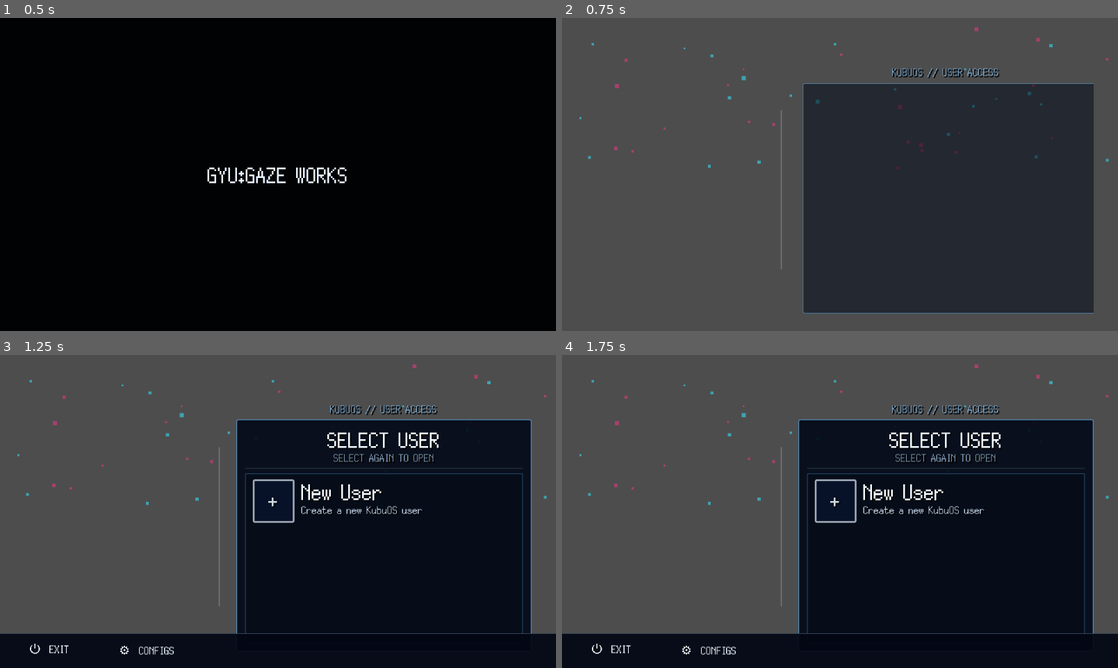
Above: before the commit, frames 1-4 (two rows, left to right).
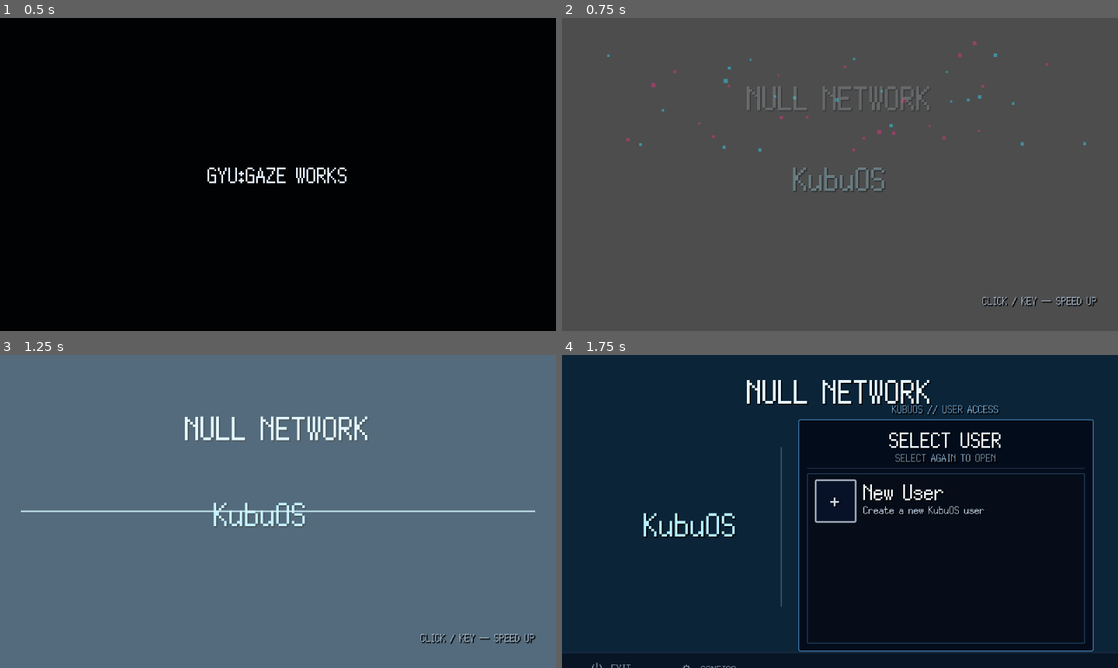
Above: after the commit, the same moments.

Repository: GYU-GAZE/NULL-NETWORK
Game: Godot game, scene res://core/bootstrap/bootstrap.tscn
Two runs of this game, one before a commit and one after it. Both use one fixed random seed, a clock stepped at 60 frames per second and the inputs below. The engine's default icon, where the game draws it, is replaced by a stand-in: a white triangle on a blue panel in a dark square.
Inputs (mouse positions are in pixels of both pictures, inside the frame that each line leads up to):
- Up to frame 1 (0.5 s): no input
- Up to frame 2 (0.75 s): tap Enter at 0.5 s; move the mouse to (962, 158) at 0.52 s; hold D (local_area_move_right) from 0.53 s (still down); tap E (local_area_interact) at 0.6 s; click (962, 158) at 0.67 s
- Up to frame 3 (1.25 s): keep holding D (local_area_move_right)
- Up to frame 4 (1.75 s): release D (local_area_move_right) at 1.25 s; drag from (728, 527) to (812, 574) at 1.27 s

Frame 1 is identical in both runs. In frame 2, 39% of the frame differs, in the area x 3-99%, y 2-95%; in frame 3, 99%, in the area x 0-100%, y 0-100%; in frame 4, 56%.
Error before the commit: Invalid access to property or key 'background_intro_pan_ratio' on a base object of type 'Resource (StartupPresentationData)'. (res://systems/startup/startup_pr…

Commit message:
Support real vertical panorama startup pan

Diff:
--- a/systems/startup/startup_presentation.gd
+++ b/systems/startup/startup_presentation.gd
@@ -38,6 +38,7 @@
 var _is_playing: bool = false
 var _parallax_enabled: bool = false
 var _backdrop_base_position: Vector2 = Vector2.ZERO
+var _backdrop_intro_position: Vector2 = Vector2.ZERO
 var _backdrop_parallax_offset: Vector2 = Vector2.ZERO
 var _current_period: int = TimeManager.TimePeriod.DAY
 var _glitch_timer: float = 0.0
@@ -129,7 +130,7 @@
 	screen_flash.modulate.a = 0.0
 	skip_hint.hide()
 	_backdrop_parallax_offset = Vector2.ZERO
-	backdrop_root.position = _backdrop_base_position
+	_set_backdrop_position(_backdrop_base_position)
 	_parallax_enabled = true
 	_schedule_next_glitch()
 	set_process(true)
@@ -193,9 +194,7 @@
 		target_offset,
 		follow_weight
 	)
-	backdrop_root.position = KubuOSMetrics.snap_vector(
-		_backdrop_base_position + _backdrop_parallax_offset
-	)
+	_set_backdrop_position(_backdrop_base_position + _backdrop_parallax_offset)
 
 
 func _play_custom_splashes() -> void:
@@ -258,11 +257,7 @@
 	power_line.pivot_offset = power_line.size * 0.5
 	screen_flash.modulate.a = 0.0
 	backdrop_clip.modulate.a = 0.0
-
-	var intro_distance: float = round(
-		size.y * presentation_data.background_intro_pan_ratio
-	)
-	backdrop_root.position = _backdrop_base_position + Vector2(0.0, -intro_distance)
+	_set_backdrop_position(_backdrop_intro_position)
 
 	_active_tween = create_tween().set_parallel(true)
 	_active_tween.set_trans(Tween.TRANS_QUAD)
@@ -342,7 +337,7 @@
 	_active_tween.set_trans(Tween.TRANS_CUBIC)
 	_active_tween.set_ease(Tween.EASE_OUT)
 	_active_tween.tween_method(
-		_set_control_position_snapped.bind(backdrop_root),
+		_set_backdrop_position,
 		backdrop_root.position,
 		_backdrop_base_position,
 		presentation_data.reveal_seconds
@@ -373,7 +368,7 @@
 	)
 	await _active_tween.finished
 
-	backdrop_root.position = _backdrop_base_position
+	_set_backdrop_position(_backdrop_base_position)
 	boot_logo_anchor.position = target_position
 	null_brand_anchor.position = null_target_position
 	_backdrop_parallax_offset = Vector2.ZERO
@@ -471,11 +466,54 @@
 		return
 
 	var overscan: float = round(presentation_data.backdrop_overscan_pixels)
+	var texture: Texture2D = backdrop_texture.texture
+
+	if presentation_data.vertical_panorama_enabled and texture != null:
+		var source_size: Vector2 = texture.get_size()
+
+		if source_size.x > 0.0 and source_size.y > 0.0:
+			# Fit the panorama to the viewport WIDTH (+ horizontal overscan) and let
+			# the real source aspect ratio determine its vertical travel. A 960x1620
+			# test image therefore remains genuinely tall instead of being squeezed
+			# into a 960x540 screen-sized TextureRect.
+			var target_width: float = maxf(1.0, size.x + overscan * 2.0)
+			var scale_factor: float = target_width / source_size.x
+			var target_size := KubuOSMetrics.snap_vector(source_size * scale_factor)
+
+			if target_size.y < size.y:
+				scale_factor = size.y / source_size.y
+				target_size = KubuOSMetrics.snap_vector(source_size * scale_factor)
+
+			backdrop_root.size = target_size
+			var centered_x: float = round((size.x - target_size.x) * 0.5)
+			var vertical_travel: float = maxf(0.0, target_size.y - size.y)
+			var start_ratio: float = clampf(
+				presentation_data.panorama_start_ratio,
+				0.0,
+				1.0
+			)
+			var end_ratio: float = clampf(
+				presentation_data.panorama_end_ratio,
+				0.0,
+				1.0
+			)
+			_backdrop_intro_position = KubuOSMetrics.snap_vector(Vector2(
+				centered_x,
+				-vertical_travel * start_ratio
+			))
+			_backdrop_base_position = KubuOSMetrics.snap_vector(Vector2(
+				centered_x,
+				-vertical_travel * end_ratio
+			))
+			_set_backdrop_position(_backdrop_base_position)
+			return
+
 	_backdrop_base_position = Vector2(-overscan, -overscan)
-	backdrop_root.position = _backdrop_base_position
+	_backdrop_intro_position = _backdrop_base_position
 	backdrop_root.size = KubuOSMetrics.snap_vector(
 		size + Vector2(overscan * 2.0, overscan * 2.0)
 	)
+	_set_backdrop_position(_backdrop_base_position)
 
 
 func _layout_brand_sizes() -> void:
@@ -548,6 +586,21 @@
 func _set_control_position_snapped(value: Vector2, control: Control) -> void:
 	if is_instance_valid(control):
 		control.position = KubuOSMetrics.snap_vector(value)
+
+
+func _set_backdrop_position(value: Vector2) -> void:
+	if not is_instance_valid(backdrop_root):
+		return
+
+	var minimum_position := Vector2(
+		minf(0.0, size.x - backdrop_root.size.x),
+		minf(0.0, size.y - backdrop_root.size.y)
+	)
+	var maximum_position := Vector2.ZERO
+	backdrop_root.position = KubuOSMetrics.snap_vector(Vector2(
+		clampf(value.x, minimum_position.x, maximum_position.x),
+		clampf(value.y, minimum_position.y, maximum_position.y)
+	))
 
 
 func _spawn_null_boot_particles() -> Array[Control]:
@@ -631,7 +684,7 @@
 	if not _is_playing:
 		boot_logo_anchor.position = _get_boot_logo_target_position()
 		null_brand_anchor.position = _get_null_brand_target_position()
-		backdrop_root.position = _backdrop_base_position + _backdrop_parallax_offset
+		_set_backdrop_position(_backdrop_base_position + _backdrop_parallax_offset)
 	else:
 		boot_logo_anchor.position = _clamp_control_position(
 			boot_logo_anchor.position,
